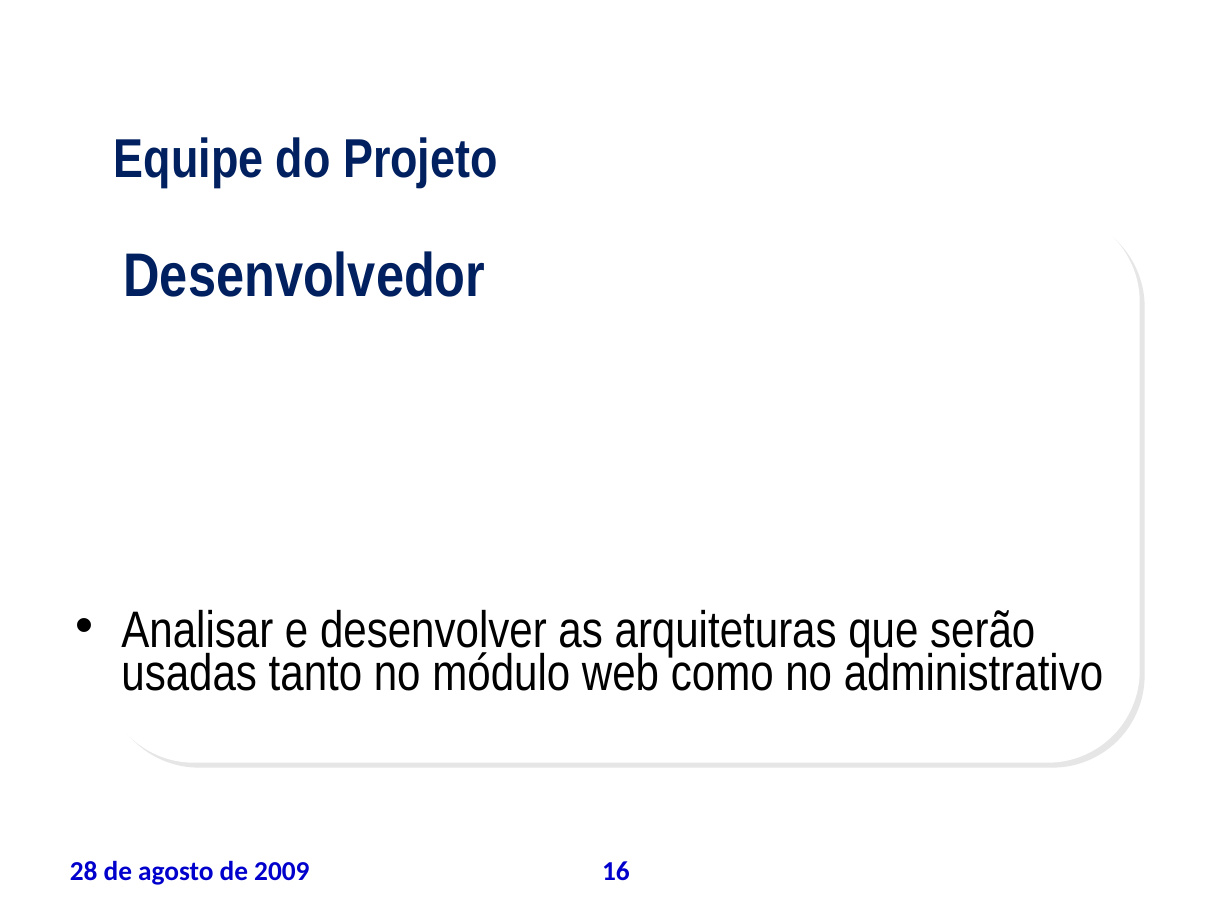
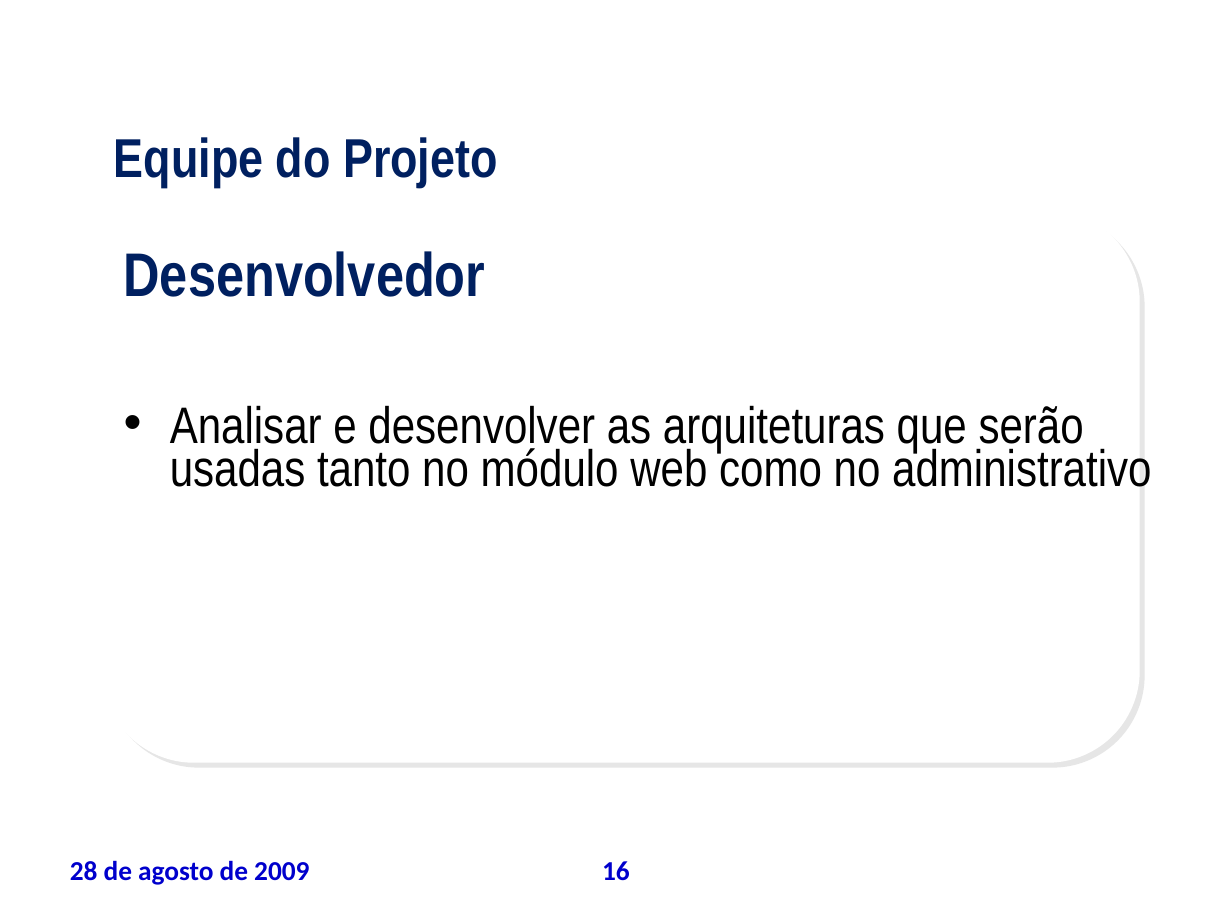
Before and after one commit to leoevaristo/psa20092, a slide deck: slide 16 of ARTEFATOS/TAP_apresentacao.ppt. Drawn at 1232x924 pixels with LibreOffice and Linux fonts; fonts in the diff are those of the drawing; background and template pictures are left out. Boxes give left, top, right and bottom in pixels: in the first picture for what was removed or moved away, otherwise in the second. Text is boxed around its words. In the diff, an @@ line names an element or a change of style, - is before the commit and + after.

```diff
--- a/ARTEFATOS/TAP_apresentacao.ppt
+++ b/ARTEFATOS/TAP_apresentacao.ppt
@@ text "Analisar e desenvolver as arquiteturas ...": place and size @@
-text "Analisar e desenvolver as arquiteturas ..." at <box>121,609,1103,691</box>
+text "Analisar e desenvolver as arquiteturas ..." at <box>170,405,1151,487</box>
```
Also in this commit, not shown: 9 other slides changed.
